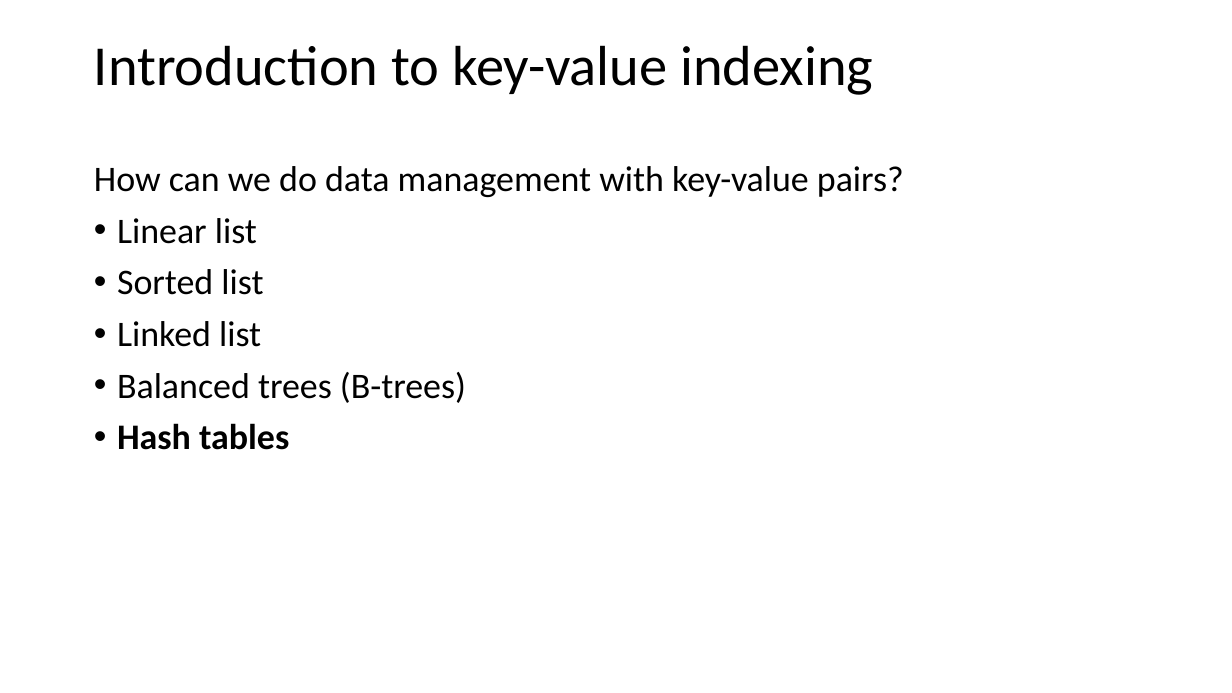
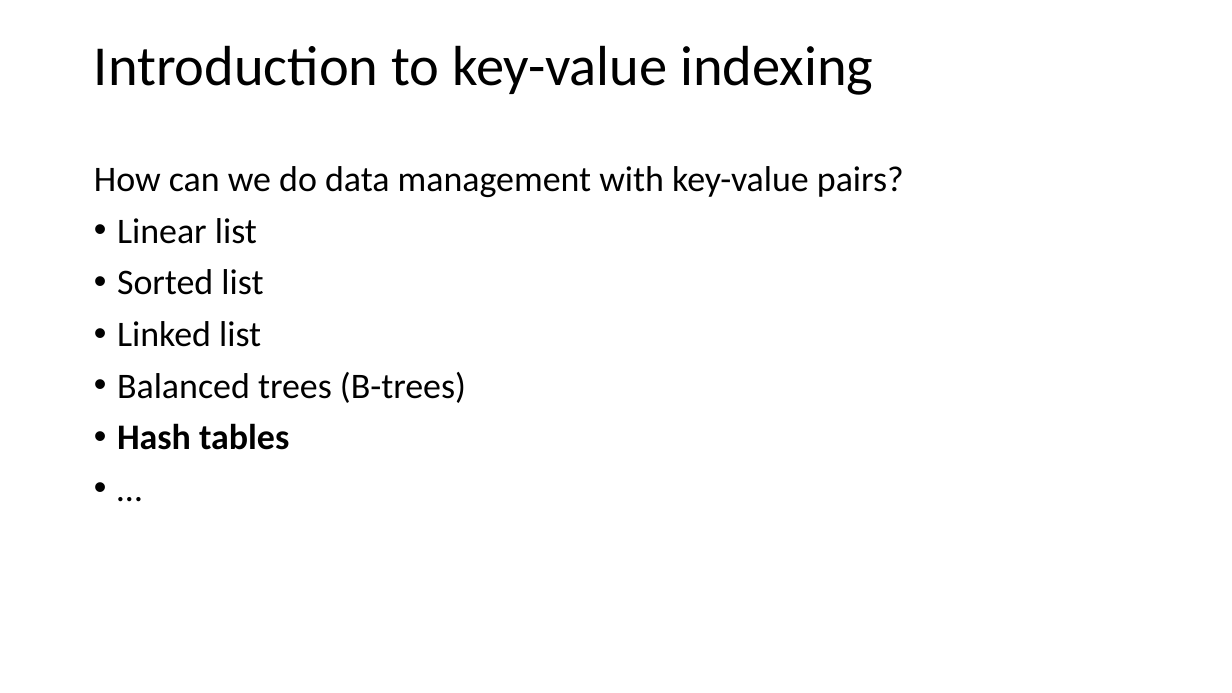
Before and after one commit to jonahneu/CSCI-E-108, a slide deck: slide 40 of slides/1_Introduction.pptx. Drawn at 1232x693 pixels with LibreOffice and Linux fonts; fonts in the diff are those of the drawing. Boxes give left, top, right and bottom in pixels: in the first picture for what was removed or moved away, otherwise in the second. Text is boxed around its words. In the diff, an @@ line names an element or a change of style, - is before the commit and + after.

```diff
--- a/slides/1_Introduction.pptx
+++ b/slides/1_Introduction.pptx
@@ text at <box>94,166,904,450</box>: paragraph added @@
+• …
```
Also in this commit, not shown: 1 other slide changed.
